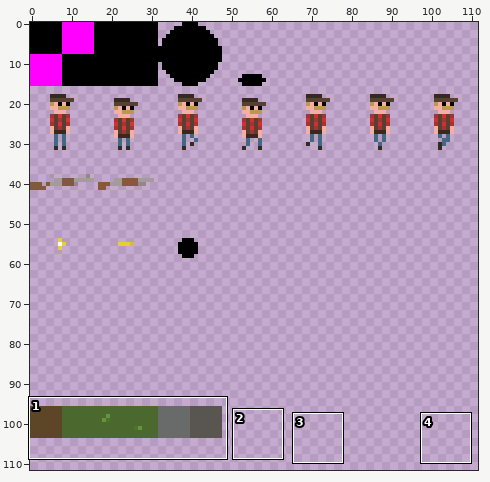
Pixel-art file: res_dev/sprites.ase. The first picture is a wide view before the edit; the outline marks the close-up.
Close-up. As it was:
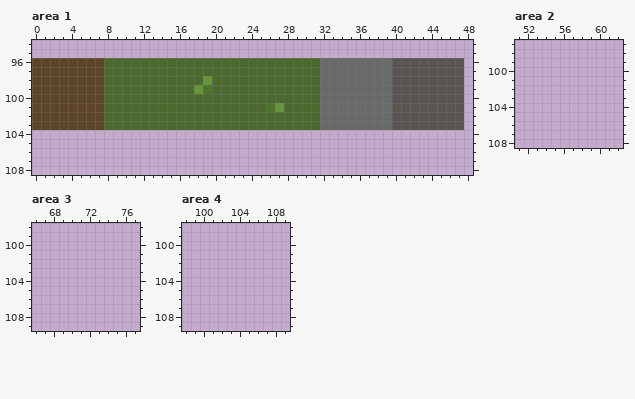
256x256 pixels, 1 frame. Colours within 5 levels of each other are drawn and written as one. Shown: area 1: x 0..48, y 94..108; area 2: x 51..62, y 97..108; area 3: x 66..77, y 98..109; area 4: x 98..109, y 98..109. The wide view leaves out empty margins. The commit also changed other parts of the picture, which this record leaves out.
After the commit:
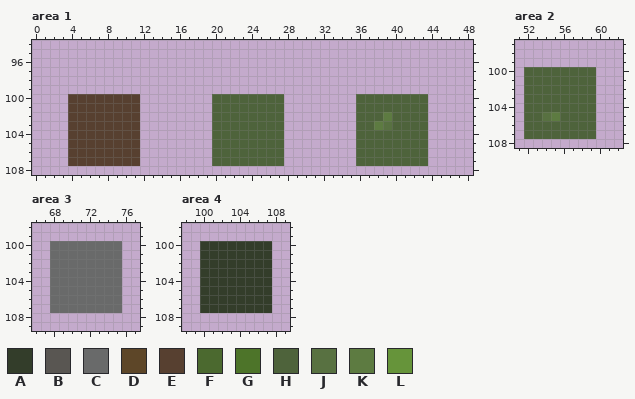
Palette (. is transparent): A #333d2a  B #595652  C #696a6a  D #5d4628  E #574030  F #4b692f  G #4d7429  H #4e633b  J #587141  K #5d7b41  L #66943a
The edit:
Area 1:
There is now colour E in rows 104 to 107 at x 4 to 11.
The edit turns colour D into colour E in rows 100 to 103 at x 4 to 7.
The edit turns colour F into colour E in rows 100 to 103 at x 8 to 11.
There is now colour H in rows 104 to 107 at x 20 to 27 and 36 to 43.
The edit turns colour B into colour H in rows 100 to 103 at x 40 to 43.
The edit turns colour C into colour H in rows 100 to 101 at x 36 to 39; in row 102 at x 36 to 38; in row 103 at x 36 to 37.
The edit turns colour F into colour H in row 100 at x 20 to 27; in row 101 at x 20 to 25; in rows 102 to 103 at x 20 to 27.
The edit turns colour G into colour H in row 101 at x 26.
The edit turns colour L into colour H in row 101 at x 27.
The edit turns colour C into colour J in row 103 at x 39.
The edit turns colour C into colour K in row 102 at x 39; in row 103 at x 38.
The edit erases colour B in rows 96 to 99 at x 40 to 47; in rows 100 to 103 at x 44 to 47.
The edit erases colour C in rows 96 to 99 at x 32 to 39; in rows 100 to 103 at x 32 to 35.
The edit erases colour D in rows 96 to 99 at x 0 to 7; in rows 100 to 103 at x 0 to 3.
The edit erases colour F in rows 96 to 97 at x 8 to 31; in row 98 at x 8 to 18 and 20 to 31; in row 99 at x 8 to 17 and 20 to 31; in rows 100 to 103 at x 12 to 19 and 28 to 31.
The edit erases colour G in row 99 at x 19.
The edit erases colour L in row 98 at x 19; in row 99 at x 18.
Area 2:
There is now colour H in rows 100 to 104 at x 52 to 59; in row 105 at x 52 to 53 and 56 to 59; in rows 106 to 107 at x 52 to 59.
There is now colour J in row 105 at x 54.
There is now colour K in row 105 at x 55.
Area 3:
There is now colour C in rows 100 to 107 at x 68 to 75.
Area 4:
There is now colour A in rows 100 to 107 at x 100 to 107.
Pixel boxes of the changes (left, top, right, bottom) in both close-ups:
changed: (32, 58, 464, 166)
added: (524, 67, 596, 139)
added: (50, 241, 122, 313)
added: (200, 241, 272, 313)
